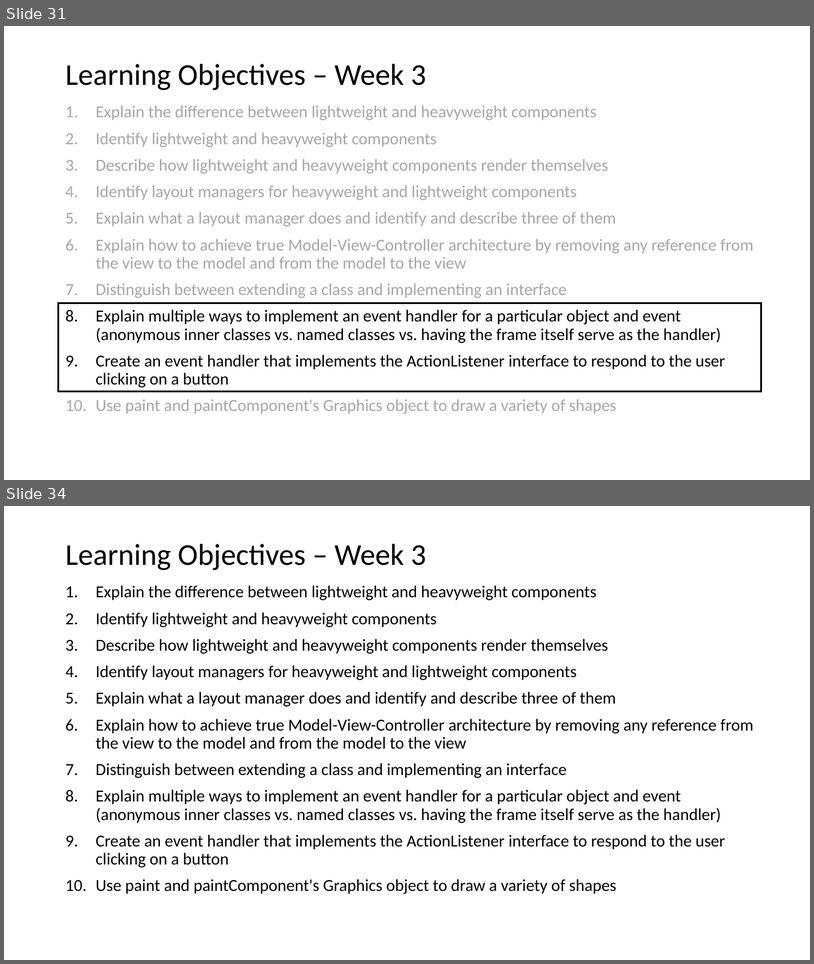
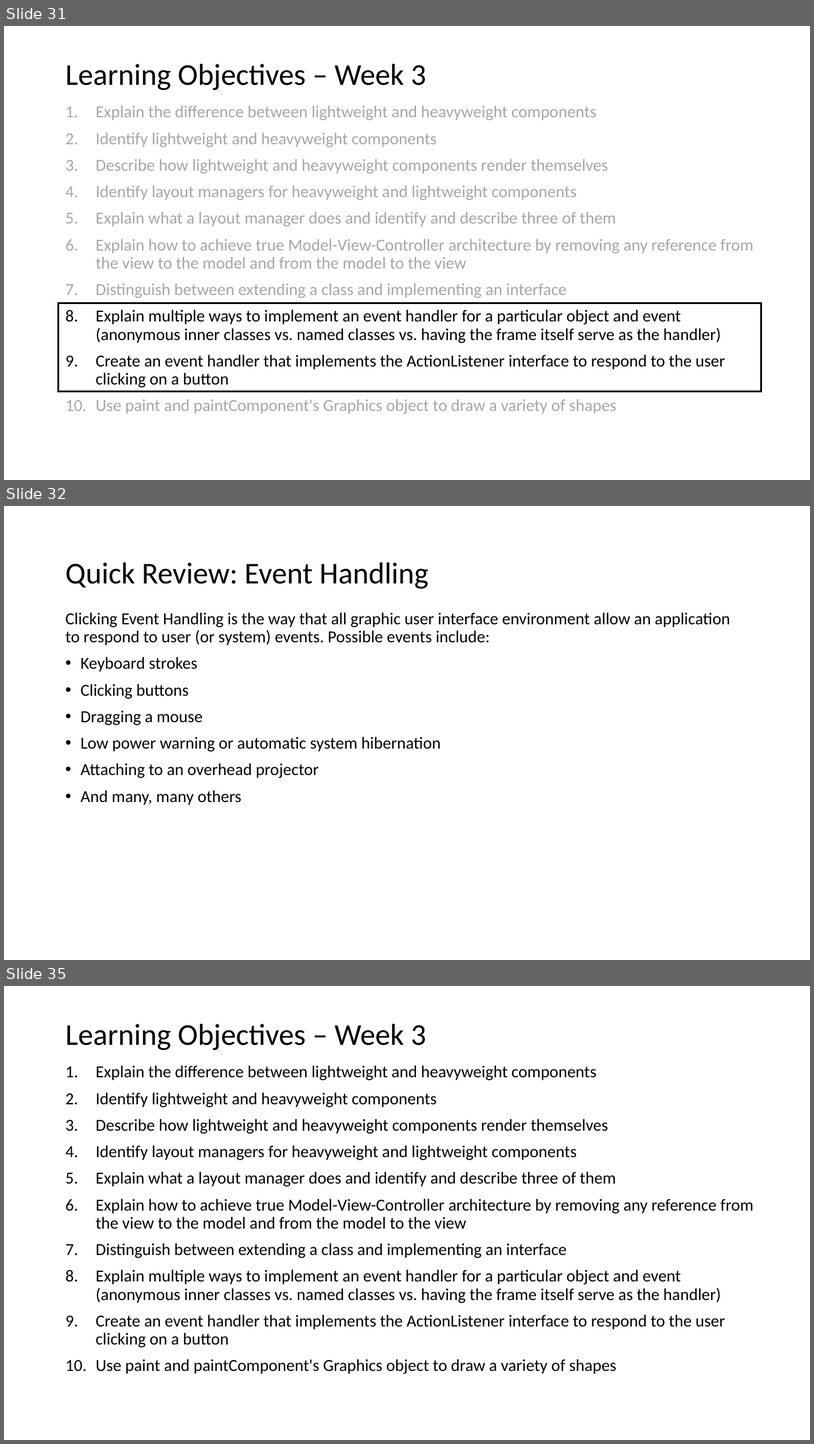
Before and after one commit to EricJPogue/www-epogue-info, a slide deck: CPSC-24500/Week03/2017SpringW03Slides.pptx. Shown one above the other, each under a label of ours: slides 31 and 34 before the commit, slides 31, 32 and 35 after it; the slides between them are not shown. The pictures are 814x964 and 814x1444 pixels, drawn with LibreOffice and Linux fonts; fonts in the diff are those of the drawing. Boxes give left, top, right and bottom in pixels: in the first picture for what was removed or moved away, otherwise in the second. Text is boxed around its words. In the diff, an @@ line names an element or a change of style, - is before the commit and + after.

```diff
--- a/CPSC-24500/Week03/2017SpringW03Slides.pptx
+++ b/CPSC-24500/Week03/2017SpringW03Slides.pptx
@@ slide 32 added at bbox=[4, 506, 810, 960], background #FFFFFF @@
@@ title added at bbox=[65, 562, 429, 589], 36 pt, text #000000 @@
+Quick Review: Event Handling
@@ text added at bbox=[65, 612, 731, 805], 20 pt, text #000000 @@
+Clicking Event Handling is the way that all graphic user interface environment allow an application to respond to user (or system) events. Possible events include:
+• Keyboard strokes
+• Clicking buttons
+• Dragging a mouse
+• Low power warning or automatic system hibernation
+• Attaching to an overhead projector
+• And many, many others
@@ what was slide 34 is now slide 35 @@
```
Also in this commit, not shown: 1 slide changed, 2 other slides added, 2 slides removed, 8 other files.
